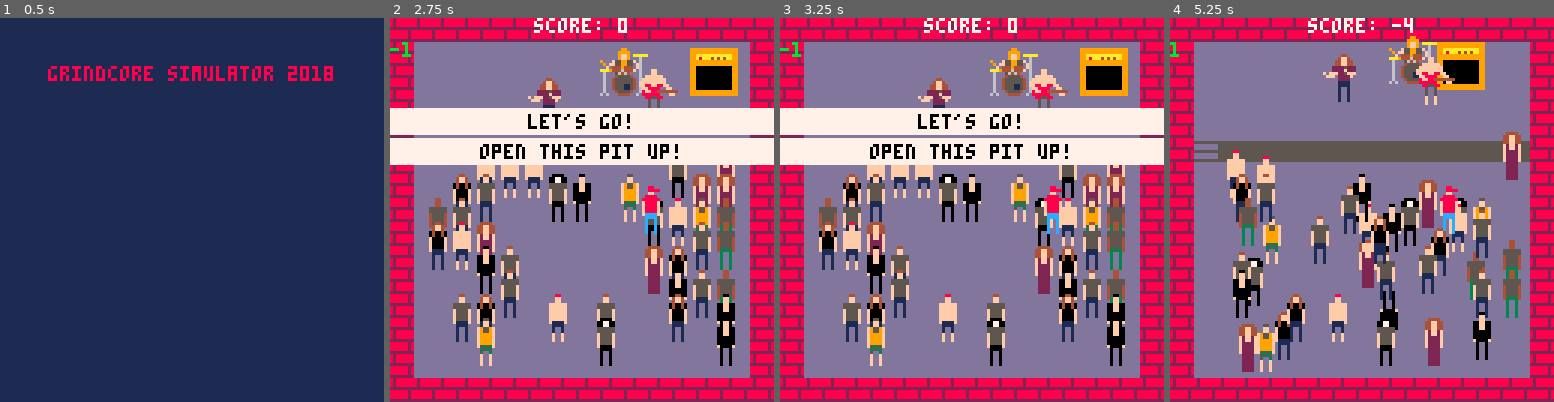
Above: before the commit, frames 1-4 (left to right).
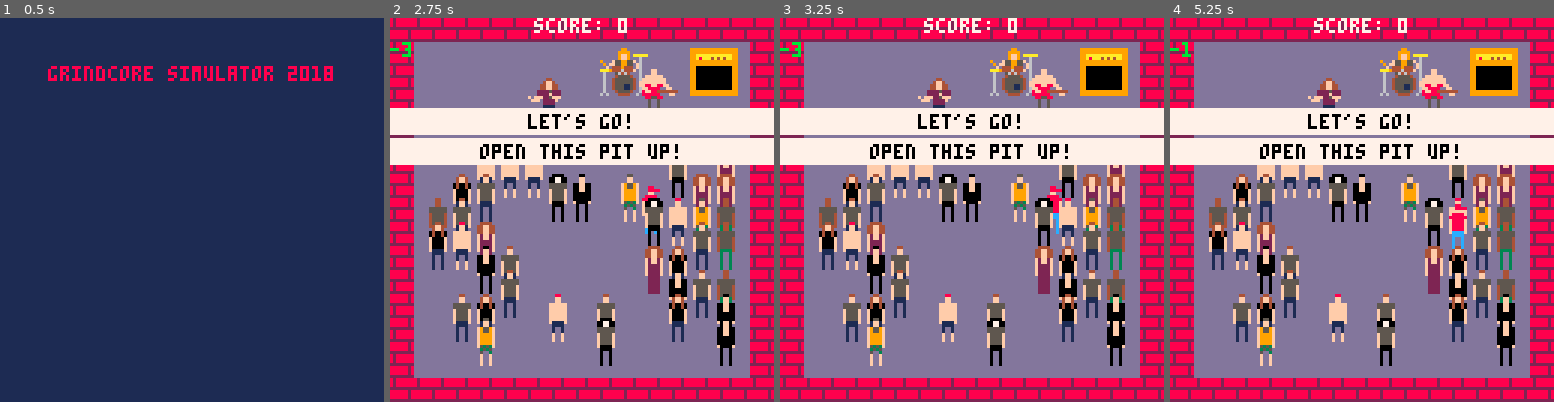
Above: after the commit, the same moments.

Repository: astann/grindcore-simulator-2018
Game: PICO-8 cartridge grindcore_simulator_2018.p8
Same seed, same stepped clock (60 frames per second), same inputs: the game is played once before the commit and once after it.
Inputs:
- Up to frame 1 (0.5 s): no input
- Up to frame 2 (2.75 s): tap O (Z key) at 0.7, 1.7, 2.1, 2.5 s; hold Right 1.6-2.1 s; hold Up 2.15-2.42 s; hold Right from 2.47 s (still down)
- Up to frame 3 (3.25 s): tap O (Z key) at 2.9 s; release Right at 3.03 s; hold Left from 3.08 s (still down)
- Up to frame 4 (5.25 s): tap O (Z key) every 0.4 s from 3.3 to 4.9 s; release Left at 3.58 s; hold Down 3.63-3.97 s; hold Right 4.02-4.68 s; hold Up 4.73-5.03 s; hold Left from 5.08 s (still down)

Frame 1 is identical in both runs. In frame 2, 0.3% of the frame differs, in the area x 3-71%, y 6-56%; in frame 3, 0.2%; in frame 4, 37%, in the area x 0-100%, y 0-93%.

Commit message:
fixed collisions and z rendering

Diff:
--- a/grindcore_simulator_2018.p8
+++ b/grindcore_simulator_2018.p8
@@ -10,9 +10,9 @@
 blue_gray = 13
 
 sprite_count = 8
-
+music_on = true
 spawn_chance = 50
-down_chance = 997
+down_chance = 998
 up_chance = 998
 
 song_length = 1792
@@ -48,10 +48,9 @@
     end
 end
 
-function make_actor(sprite, x, y, map_flag, no_dive)
+function make_actor(sprite, x, y, no_dive)
     local a = {}
 
-    a.map_flag = map_flag
     a.sprite = sprite
     a.down = false
     a.up = false
@@ -77,7 +76,7 @@
         a.d_y2 = 0
     else
         a.d_x = x
-        a.d_y = y - 4
+        a.d_y = y
         a.d_x2 = x + 15
         a.d_y2 = y + 16
     end
@@ -102,7 +101,7 @@
         else
             a.d_x = a.p_x + a.v_x
             a.d_x2 = a.d_x + 15
-            a.d_y = a.p_y + a.v_y - 4
+            a.d_y = a.p_y + a.v_y
             a.d_y2 = a.d_y + 20
         end
 
@@ -111,7 +110,7 @@
         elseif a.was_up or a.up then
             a.z = 999
         else
-            a.z = y
+            a.z = a.p_y
         end
     end
 
@@ -188,12 +187,12 @@
 
 function draw_menu()
     local m1 = "grindcore simulator 2018"
-    local m2 = "press \x8e to start"
-    local m3 = "press \x8e to pick people up"
+    local m2 = "press z to start"
+    local m3 = "points:"
     local m4 = "go wild during one minute songs"
-    local m5 = "+ stage dive"
-    local m6 = "+ pick up people who fell"
-    local m7 = "- don't bump into people"
+    local m5 = "+1 - stage dive"
+    local m6 = "+50 - pick up fallen people (z)"
+    local m7 = "-1 - bump into people"
 
     cls(1)
 
@@ -219,7 +218,7 @@
 gameplay_on = true
 
 score = 0
-initial_song_frames = -90
+initial_song_frames = -150
 song_frames = initial_song_frames
 
 crowd = {}
@@ -230,10 +229,10 @@
 
 add(actors, p)
 
-add(scene, make_actor(192, 45, 20, 1, true))
-add(scene, make_actor(194, 80, 17, 1, true))
-add(scene, make_actor(196, 70, 10, 1, true))
-add(scene, make_actor(5, 100, 10, 1, true))
+add(scene, make_actor(192, 45, 20, true))
+add(scene, make_actor(194, 80, 17, true))
+add(scene, make_actor(196, 70, 10, true))
+add(scene, make_actor(5, 100, 10, true))
 
 for a in all(scene) do
     add(actors, a)
@@ -374,7 +373,7 @@
         p.v_y = 0
     end
 
-    if p.p_y < 33 and p.p_x > 16 then
+    if p.p_y < 35 and p.p_x > 15 then
         p.up = true
         p.was_up = true
     end
@@ -426,9 +425,15 @@
             a.v_x = rnd(2) - 1
             a.v_y = rnd(2) - 1
 
-            if not map_collision_x(a, 2) and not map_collision_y(a, 2) then
-                a.update()
-            end
+            if map_collision_x(a, 2) then
+                a.v_x *= -1
+            end
+
+            if map_collision_y(a, 2) then
+                a.v_y *= -1
+            end
+
+            a.update()
         end
     end
 end
@@ -611,7 +616,7 @@
 a = 0
 
 function play_music()
-    if state == song then
+    if music_on and state == song then
         if a % 4 == 0 then
             if a==0 then
                 track = flr(rnd(2))*2
